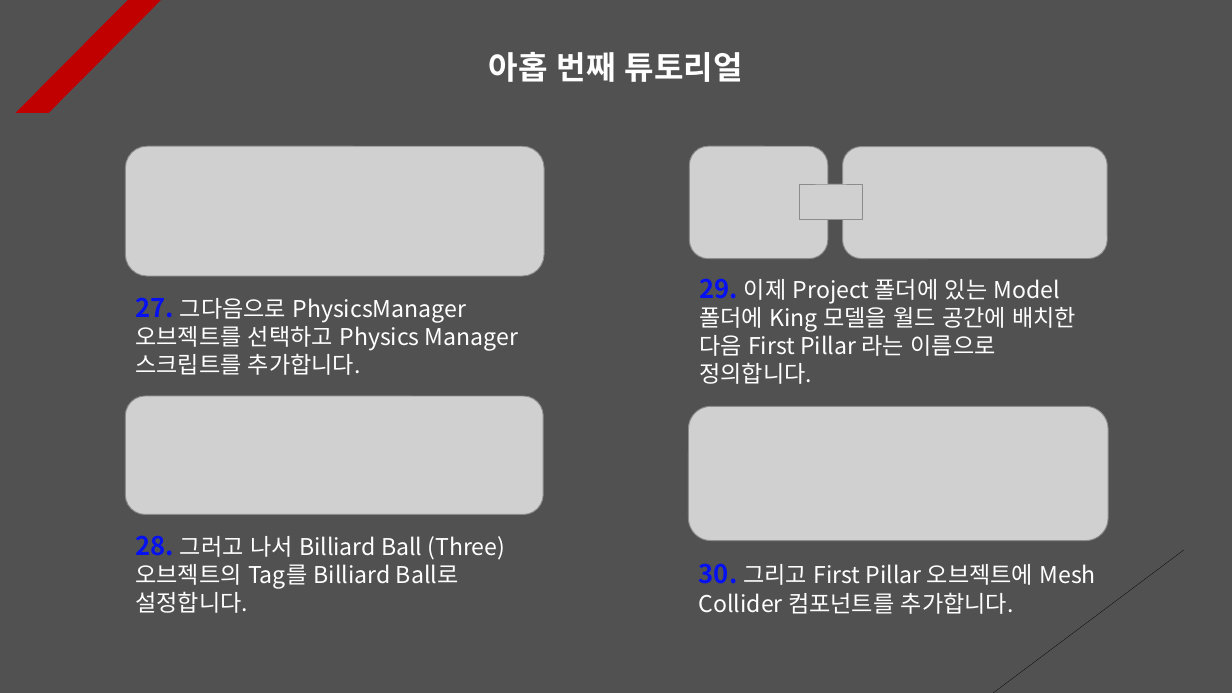
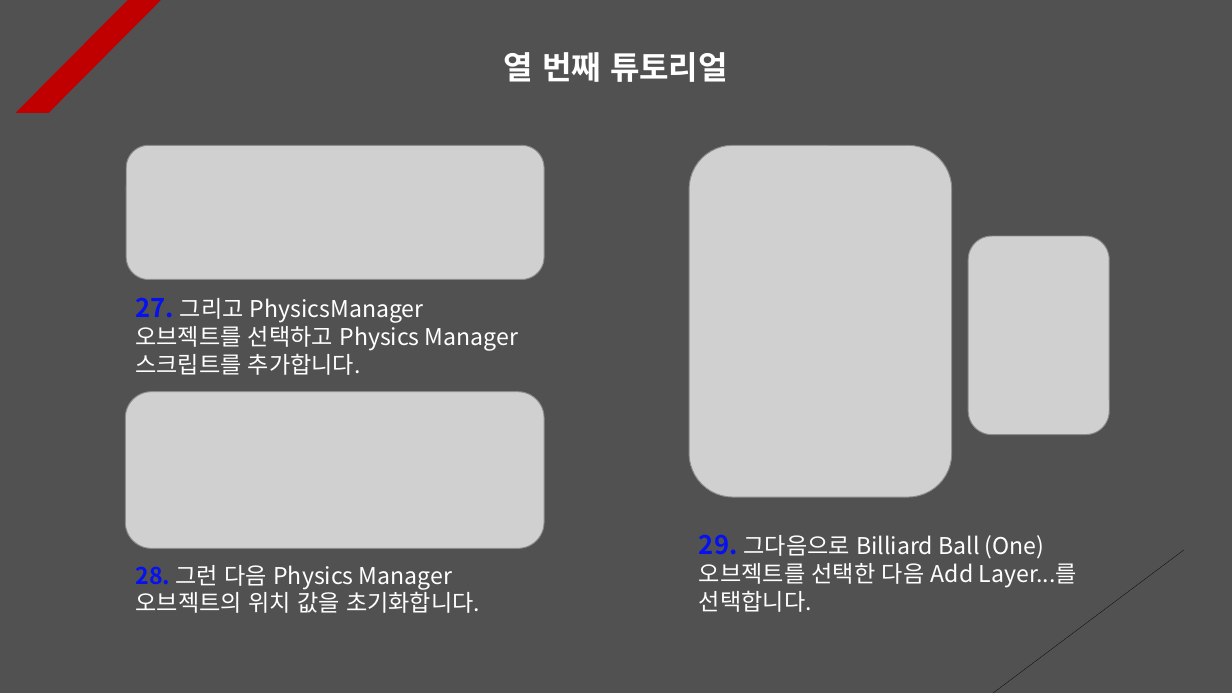
Before and after one commit to Unity2033/3D-UnityEngine, a slide deck: slide 10 of Assets/Physics/PPT Data/Physics Example.pptx (slide 9 before the commit). Drawn at 1232x693 pixels with LibreOffice and Linux fonts; fonts in the diff are those of the drawing; grey boxes stand for pictures. Boxes give left, top, right and bottom in pixels: in the first picture for what was removed or moved away, otherwise in the second. Text is boxed around its words. In the diff, an @@ line names an element or a change of style, - is before the commit and + after.

```diff
--- a/Assets/Physics/PPT Data/Physics Example.pptx
+++ b/Assets/Physics/PPT Data/Physics Example.pptx
@@ text at (x1=504, y1=52, x2=728, y2=82): text changed @@
-아홉 번째 튜토리얼
+열 번째 튜토리얼
@@ picture resized from (x1=126, y1=146, x2=544, y2=275) to (x1=127, y1=145, x2=544, y2=279) @@
@@ picture removed at (x1=689, y1=146, x2=828, y2=259) @@
@@ picture added at (x1=689, y1=145, x2=952, y2=497) @@
@@ picture removed at (x1=843, y1=147, x2=1107, y2=259) @@
@@ picture removed at (x1=799, y1=184, x2=863, y2=220) @@
@@ picture added at (x1=969, y1=236, x2=1110, y2=434) @@
@@ text at (x1=135, y1=297, x2=518, y2=375): text changed @@
-27. 그다음으로 PhysicsManager 오브젝트를 선택하고 Physics Manager 스크립트를 추가합니다.
+27. 그리고 PhysicsManager 오브젝트를 선택하고 Physics Manager 스크립트를 추가합니다.
@@ text removed at (x1=699, y1=278, x2=1076, y2=384) @@
-29. 이제 Project 폴더에 있는 Model 폴더에 King 모델을 월드 공간에 배치한 다음 First Pillar 라는 이름으로 정의합니다.
@@ picture resized from (x1=126, y1=396, x2=543, y2=515) to (x1=126, y1=392, x2=544, y2=549) @@
@@ picture removed at (x1=689, y1=407, x2=1108, y2=541) @@
@@ text at (x1=699, y1=534, x2=1077, y2=612): text changed @@
-30. 그리고 First Pillar 오브젝트에 Mesh Collider 컴포넌트를 추가합니다.
+29. 그다음으로 Billiard Ball (One) 오브젝트를 선택한 다음 Add Layer...를 선택합니다.
@@ text at (x1=136, y1=565, x2=480, y2=613): text changed @@
-28. 그러고 나서 Billiard Ball (Three) 오브젝트의 Tag를 Billiard Ball로 설정합니다.
+28. 그런 다음 Physics Manager 오브젝트의 위치 값을 초기화합니다.
```
Also in this commit, not shown: 13 other slides changed, 2 slides added, 22 other files.
